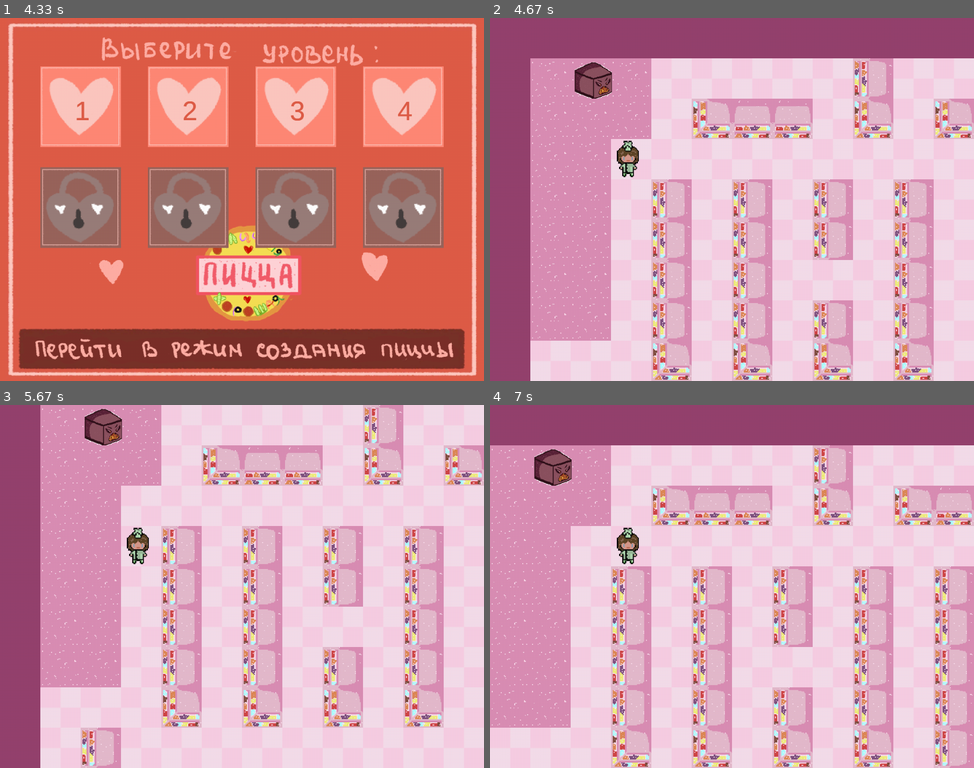
Above: before the commit, frames 1-4 (two rows, left to right).
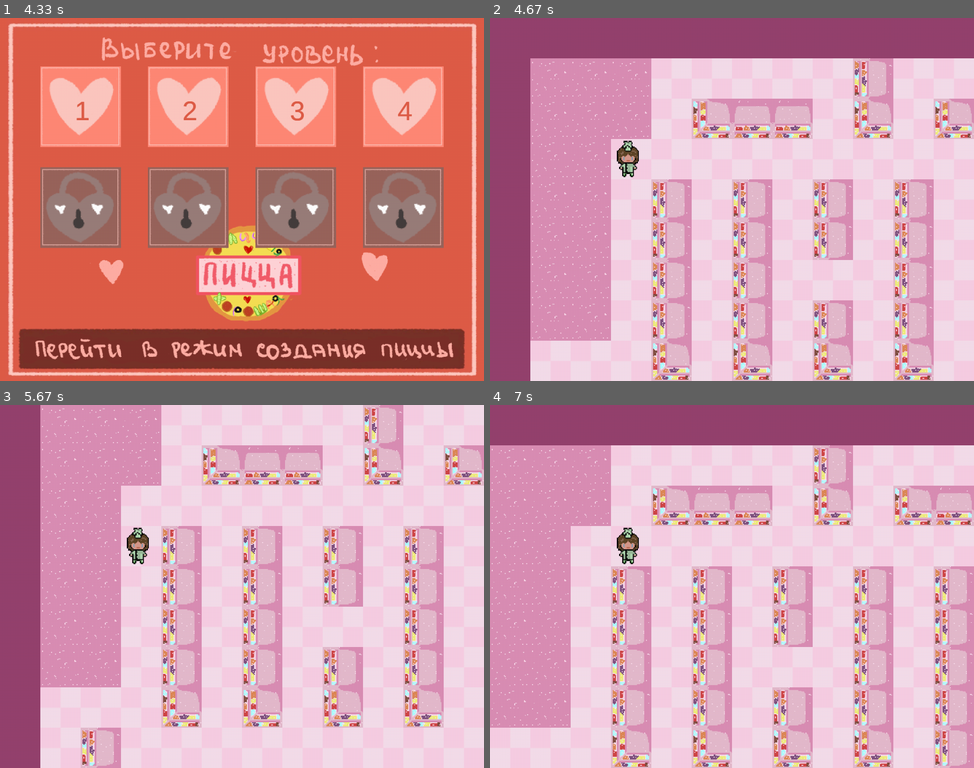
Above: after the commit, the same moments.

Repository: KsenyaShestakova/pygame_project
Game: pygame game, started from 1.py
The game is run twice, just before and just after one commit, with the same random seed, the same clock (stepped at 60 frames per second) and the same inputs.
Inputs (mouse positions are in pixels of both pictures, inside the frame that each line leads up to):
- Up to frame 1 (4.33 s): click (353, 268) at 0.38 s; click "3" at 0.72 s; hold Q 1-1.53 s; hold Left 1-1.53 s; click (309, 228) at 1.62 s; click (111, 181) at 1.95 s; click (77, 286) at 2.28 s; click (96, 177) at 3.18 s; click (285, 105) at 3.52 s; hold Esc from 3.8 s (still down); hold Left from 3.8 s (still down)
- Up to frame 2 (4.67 s): release Esc at 4.33 s; release Left at 4.33 s; click (688, 68) at 4.42 s
- Up to frame 3 (5.67 s): tap D at 4.7 s; hold Left 5.03-5.57 s; hold Down from 5.6 s (still down)
- Up to frame 4 (7 s): release Down at 5.9 s; hold Up 6.37-6.73 s; hold Right from 6.77 s (still down)

Frame 1 is identical in both runs. In frame 2, 0.7% of the frame differs, in the area x 17-26%, y 12-23%; in frame 3, 0.7%, in the area x 17-26%, y 1-12%; in frame 4, 0.7%.

Commit message:
Исправлено завершение уровня

Diff:
--- a/1.py
+++ b/1.py
@@ -76,6 +76,7 @@
             tile_width * pos_x + WIDTH // 120, tile_height * pos_y + HEIGHT // 90)
         self.mask = pygame.mask.from_surface(self.image)
         self.pos = (pos_x, pos_y)
+        self.n = 0
 
     def update(self, *args):
         if args:
@@ -175,6 +176,16 @@
             player.move(x + 1, y)
 
 
+def end_lvl():
+    global running, camera
+    running = False
+    camera.dx = 0
+    camera.dy = 0
+    player.kill()
+    for el in levels_sprites:
+        el.kill()
+
+
 pygame.init()
 
 pygame.display.set_caption('Pizza')
@@ -210,18 +221,12 @@
                     move(player, "right")
 
                 if event.key == pygame.K_ESCAPE:
-                    running = False
-                    player.kill()
-                    for el in tiles_group:
-                        el.kill()
+                    end_lvl()
                     continue
 
                 elif event.key == pygame.K_q:
                     change_is_open('open_levels.txt', LEVEL_NOW)
-                    player.kill()
-                    for el in levels_sprites:
-                        el.kill()
-                    running = False
+                    end_lvl()
                     continue
 
         for sprite in tiles_group:
@@ -232,14 +237,13 @@
             camera.apply(sprite)
         for el in enemies:
             if not el.kill_player():
-                running = False
+
+                end_lvl()
                 continue
 
         if exit_new.update(player):
-            running = False
-            player.kill()
-            for el in tiles_group:
-                el.kill()
+
+            end_lvl()
             continue
 
         if product.update(player):
